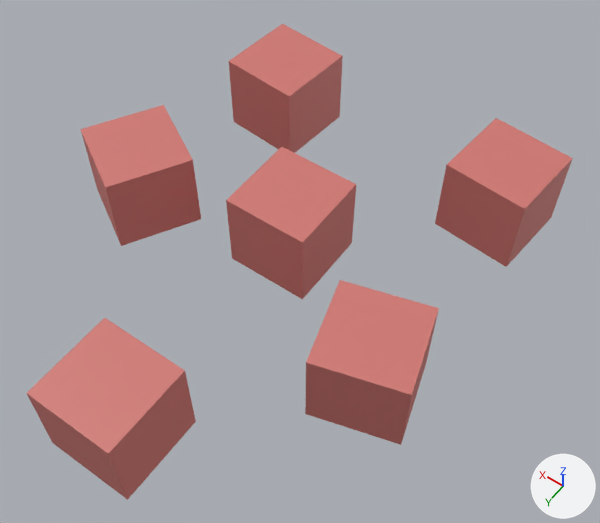
What one commit did to the glTF model src/assets/models/food/raw_meat_C.glb.
Before and after are seen from a camera (50 mm lens) standing at (-0.0793, 0.109, 0.1577) and looking at (-0.0067, 0.0072, -0.0022). Every picture has the same lights, and +X, +Y and +Z are marked at lower right.
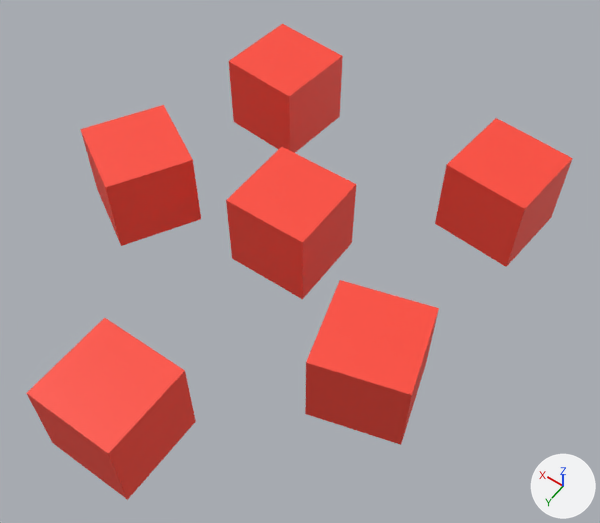
What differs and where, as boxes [x1, y1, x2, y2] in the pictures (600 x 523 px):
'Cube.002', recoloured (pink to red)
    both: [27, 280, 439, 500]
'Cube.001', recoloured (pink to red)
    both: [27, 147, 356, 500]
'Cube.003', recoloured (pink to red)
    both: [305, 118, 573, 445]
'Cube', recoloured (pink to red)
    both: [81, 105, 356, 299]
'Cube.004', recoloured (pink to red)
    both: [229, 24, 573, 267]
'Cube.005', recoloured (pink to red)
    both: [81, 24, 343, 246]

Diff of the bpy script that builds the scene:
```diff
--- a/src/assets/models/food/raw_meat_C.glb.py
+++ b/src/assets/models/food/raw_meat_C.glb.py
@@ mat_material_001 @@
 mat_material_001 = principled_material('Material.001')
-mat_material_001.base_color = (0.635, 0.186, 0.167)  # pink #d17772
+mat_material_001.base_color = (1.0, 0.0685, 0.0415)  # red #ff4a39
```
